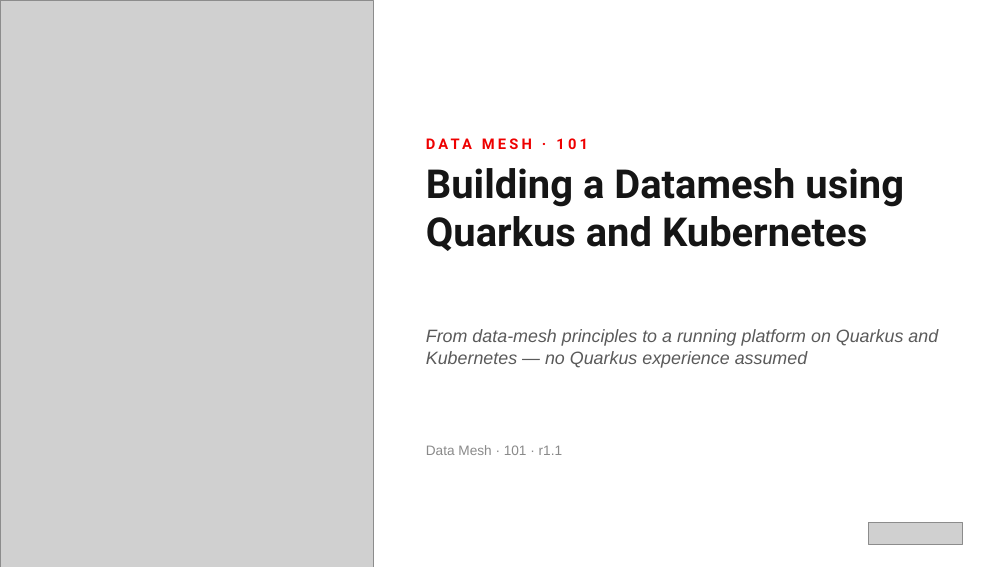
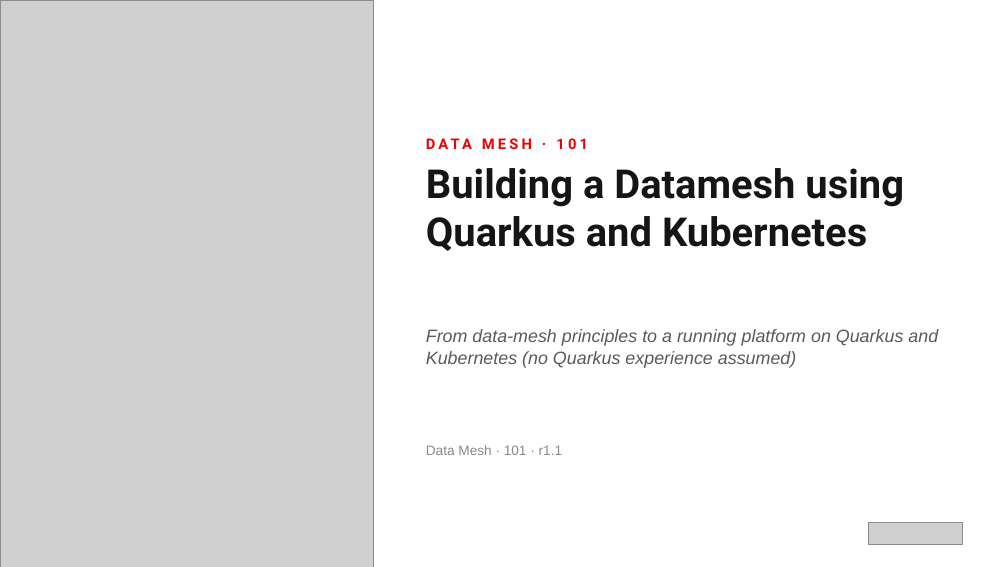
Before and after one commit to patterncatalyst/datamesh-reference-arch-quarkus, a slide deck: slide 1 of presentation/datamesh-101/Datamesh_101-r1.1.pptx. Drawn at 1008x567 pixels with LibreOffice and Linux fonts; fonts in the diff are those of the drawing; grey boxes stand for pictures. Boxes give left, top, right and bottom in pixels: in the first picture for what was removed or moved away, otherwise in the second. Text is boxed around its words. In the diff, an @@ line names an element or a change of style, - is before the commit and + after.

```diff
--- a/presentation/datamesh-101/Datamesh_101-r1.1.pptx
+++ b/presentation/datamesh-101/Datamesh_101-r1.1.pptx
@@ text at bbox=[426, 329, 938, 368]: text changed @@
-From data-mesh principles to a running platform on Quarkus and Kubernetes — no Quarkus experience assumed
+From data-mesh principles to a running platform on Quarkus and Kubernetes (no Quarkus experience assumed)
```
Also in this commit, not shown: 12 other slides changed, 4 other files.
